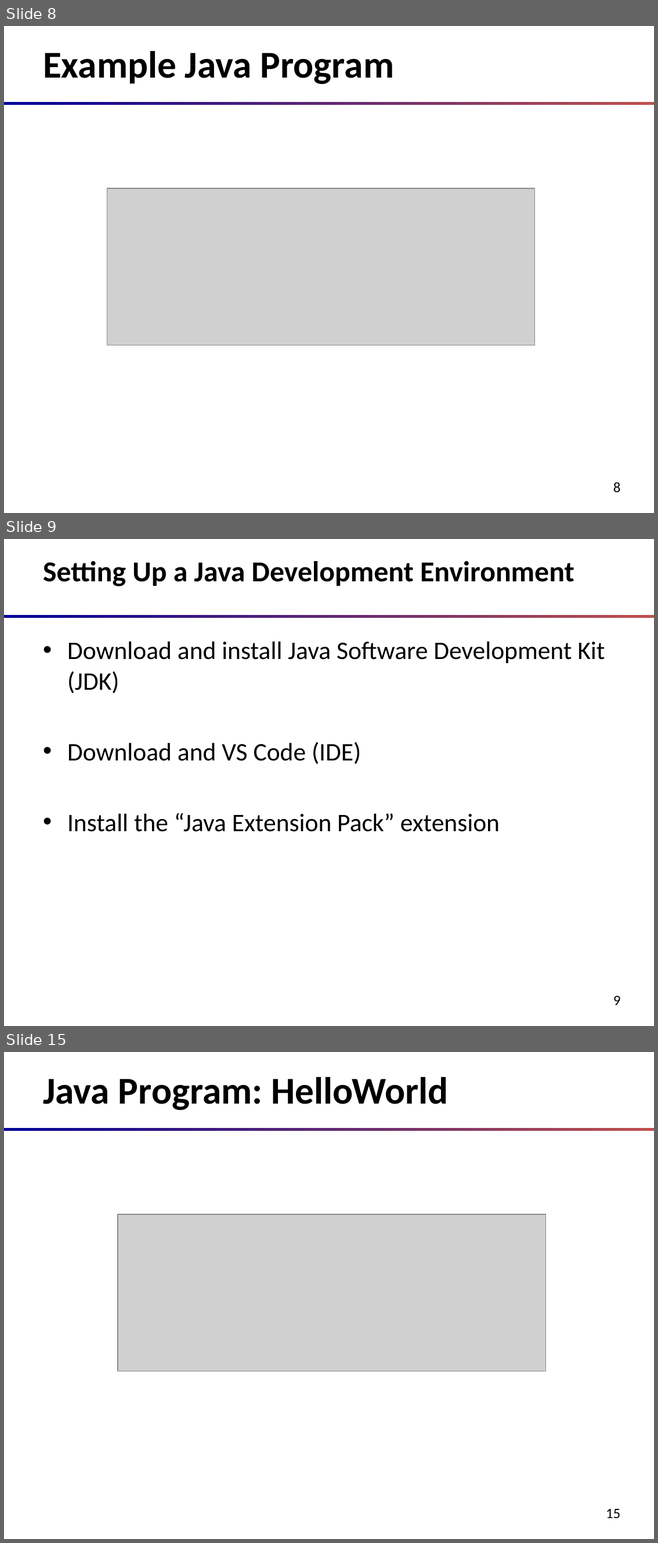
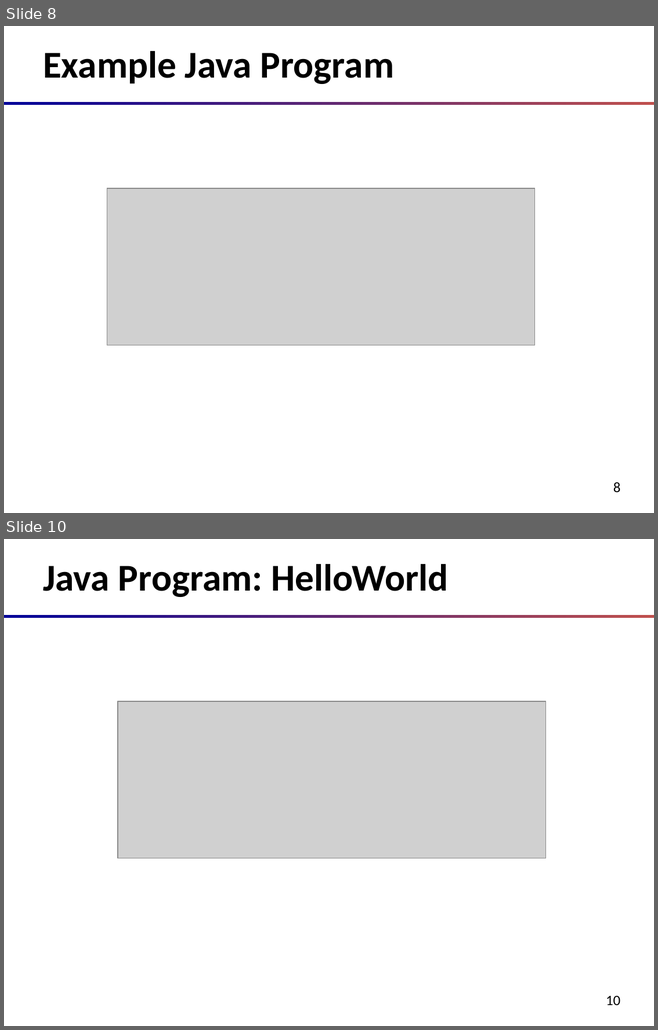
Before and after one commit to oxbot/battleship, a slide deck: slides/c01-Introduction.to.Java.pptx. Shown one above the other, each under a label of ours: slides 8, 9 and 15 before the commit, slides 8 and 10 after it; the slides between them are not shown. The pictures are 658x1543 and 658x1030 pixels, drawn with LibreOffice and Linux fonts; fonts in the diff are those of the drawing; grey boxes stand for pictures. Boxes give left, top, right and bottom in pixels: in the first picture for what was removed or moved away, otherwise in the second. Text is boxed around its words. In the diff, an @@ line names an element or a change of style, - is before the commit and + after.

```diff
--- a/slides/c01-Introduction.to.Java.pptx
+++ b/slides/c01-Introduction.to.Java.pptx
@@ slide 9 removed at (4,539,654,1026), background #FFFFFF; not listed: 2 template elements that a slide beside it also shows @@
@@ title removed at (43,561,574,587) @@
-Setting Up a Java Development Environment
@@ text removed at (67,641,604,832) @@
-• Download and install Java Software Development Kit (JDK)
-• Download and VS Code (IDE)
-• Install the “Java Extension Pack” extension
@@ what was slide 15 is now slide 10 @@
@@ page number at (605,996,620,1005): text changed @@
-15
+10
```
Also in this commit, not shown: 1 slide added, 5 other slides removed, 2 other files.
